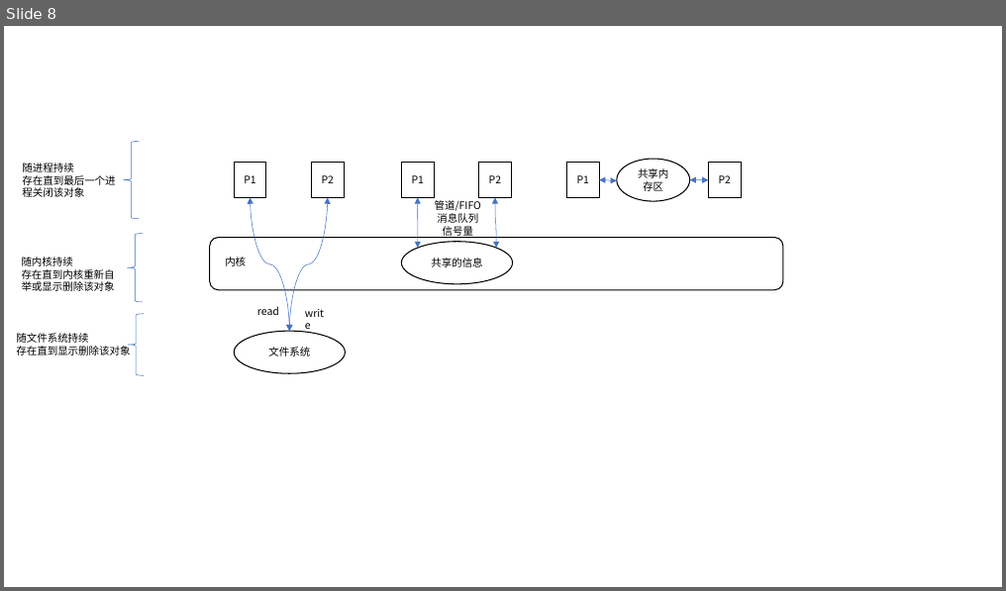
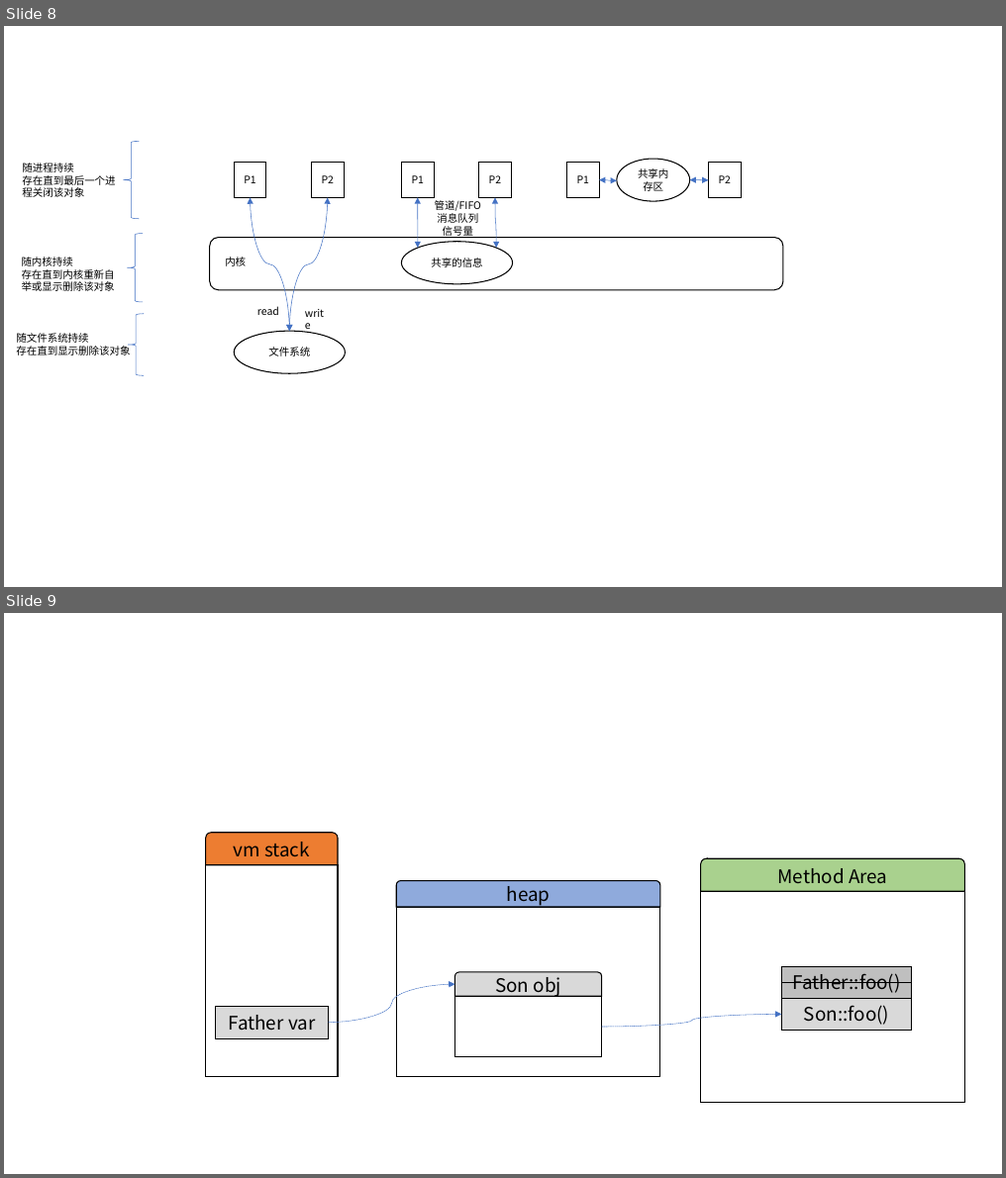
Before and after one commit to libinyl/lcore, a slide deck: ppts/进程.pptx. Shown one above the other, each under a label of ours: slide 8 before the commit, slides 8 and 9 after it. The pictures are 1006x591 and 1006x1178 pixels, drawn with LibreOffice and Linux fonts; fonts in the diff are those of the drawing. Boxes give left, top, right and bottom in pixels: in the first picture for what was removed or moved away, otherwise in the second. Text is boxed around its words. In the diff, an @@ line names an element or a change of style, - is before the commit and + after.

```diff
--- a/ppts/进程.pptx
+++ b/ppts/进程.pptx
@@ slide 9 added at [4, 613, 1002, 1174], background #FFFFFF @@
@@ round same rect added at [205, 833, 338, 865], fill #ED7D31, outline #000000 1 pt, 18 pt, text #000000 @@
+vm stack
@@ rectangle added at [205, 865, 338, 1077], outline #000000 1 pt @@
@@ group added at [701, 859, 965, 1103]: 3 rectangles, 1 line, 1 round same rect @@
+Father::foo()
+Son::foo()
+Method Area
@@ group added at [396, 881, 660, 1077]: 2 rectangles, 2 round same rects @@
+Son obj
+heap
@@ curved arrow added from (328, 1023) to (455, 984), #4472C4 0.5 pt dashed @@
@@ rectangle added at [215, 1006, 329, 1039], fill #D9D9D9, outline #000000 1 pt, 18 pt, text #000000 @@
+Father var
@@ curved arrow added from (601, 1027) to (782, 1014), #4472C4 0.5 pt dashed @@
```
Also in this commit, not shown: 1 other slide added, 1 other file.
